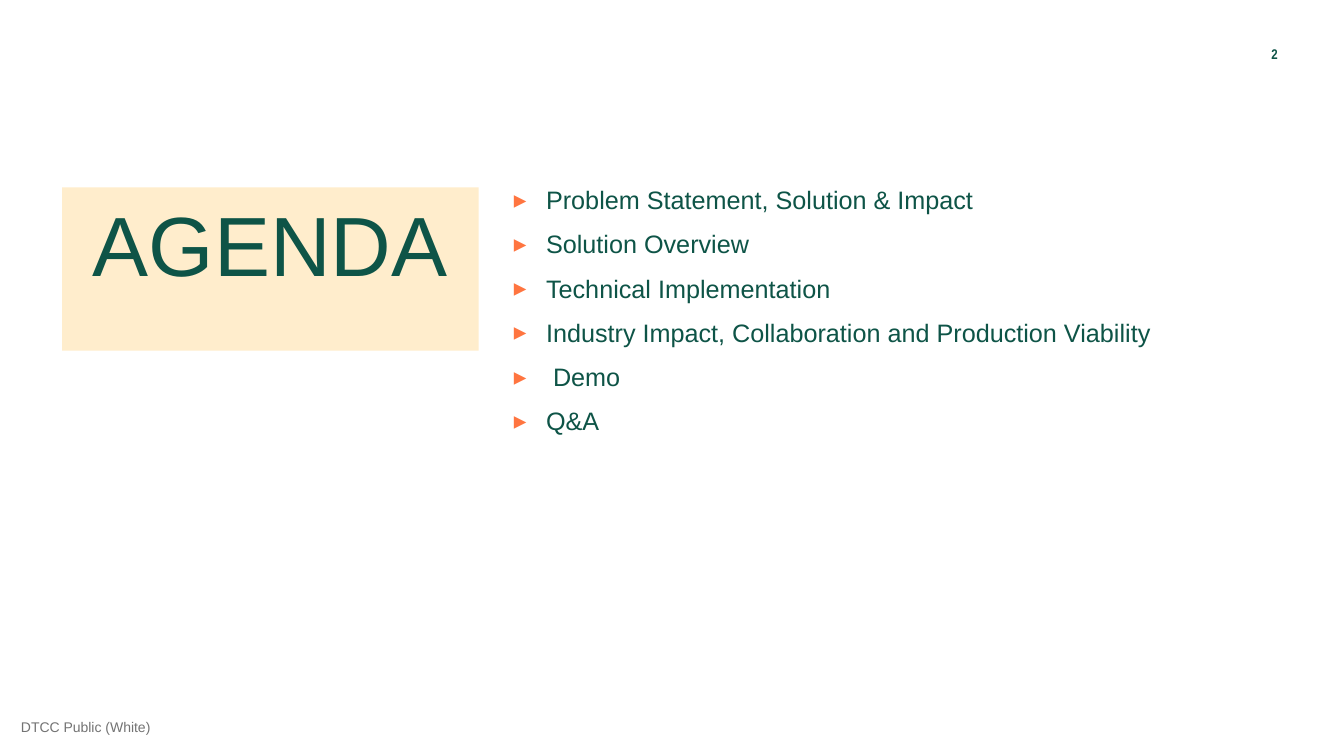
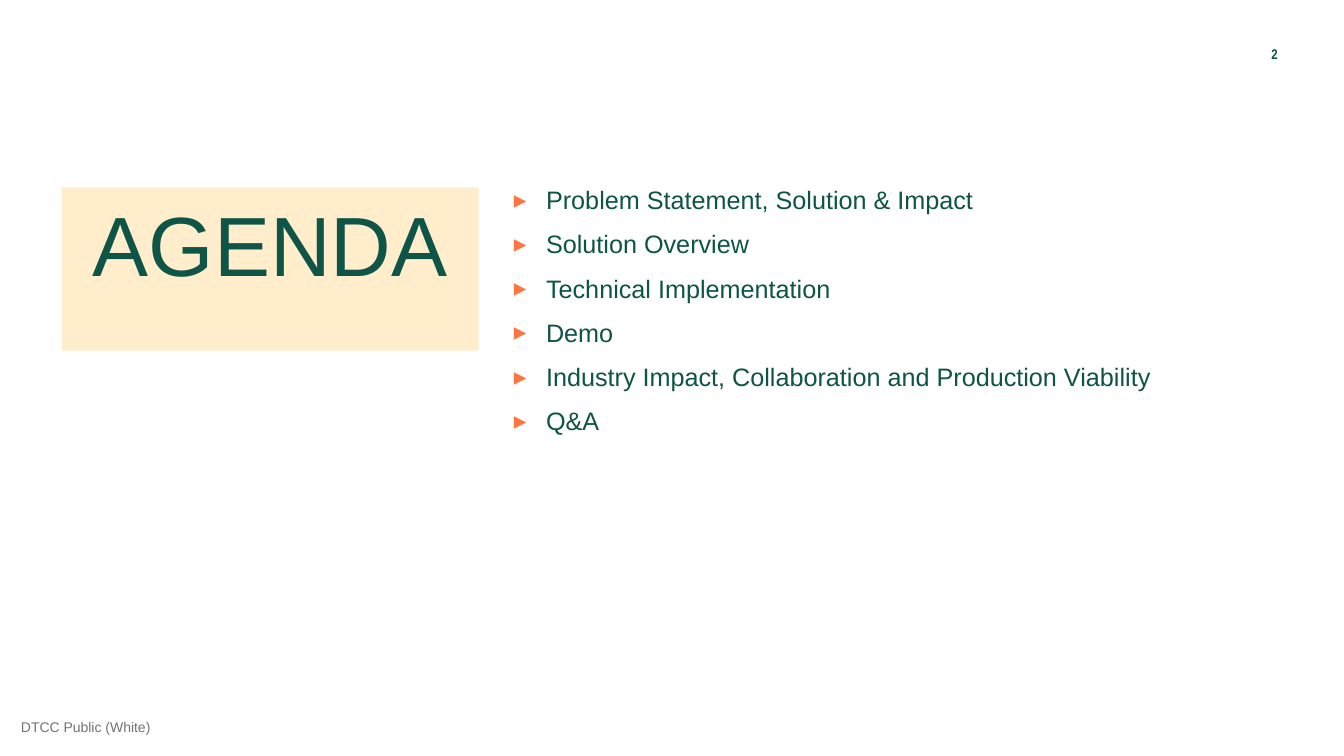
Before and after one commit to finos-labs/dtcch-2025-predicta, a slide deck: slide 2 of documents/Sentinova.pptx. Drawn at 1344x756 pixels with LibreOffice and Linux fonts; fonts in the diff are those of the drawing. Boxes give left, top, right and bottom in pixels: in the first picture for what was removed or moved away, otherwise in the second. Text is boxed around its words. In the diff, an @@ line names an element or a change of style, - is before the commit and + after.

```diff
--- a/documents/Sentinova.pptx
+++ b/documents/Sentinova.pptx
@@ text at (546,324,613,343): paragraph added @@
+▸ Demo
@@ text at (553,368,620,387): paragraph removed @@
-▸ Demo
```
Also in this commit, not shown: 3 other slides changed, 1 slide removed.
